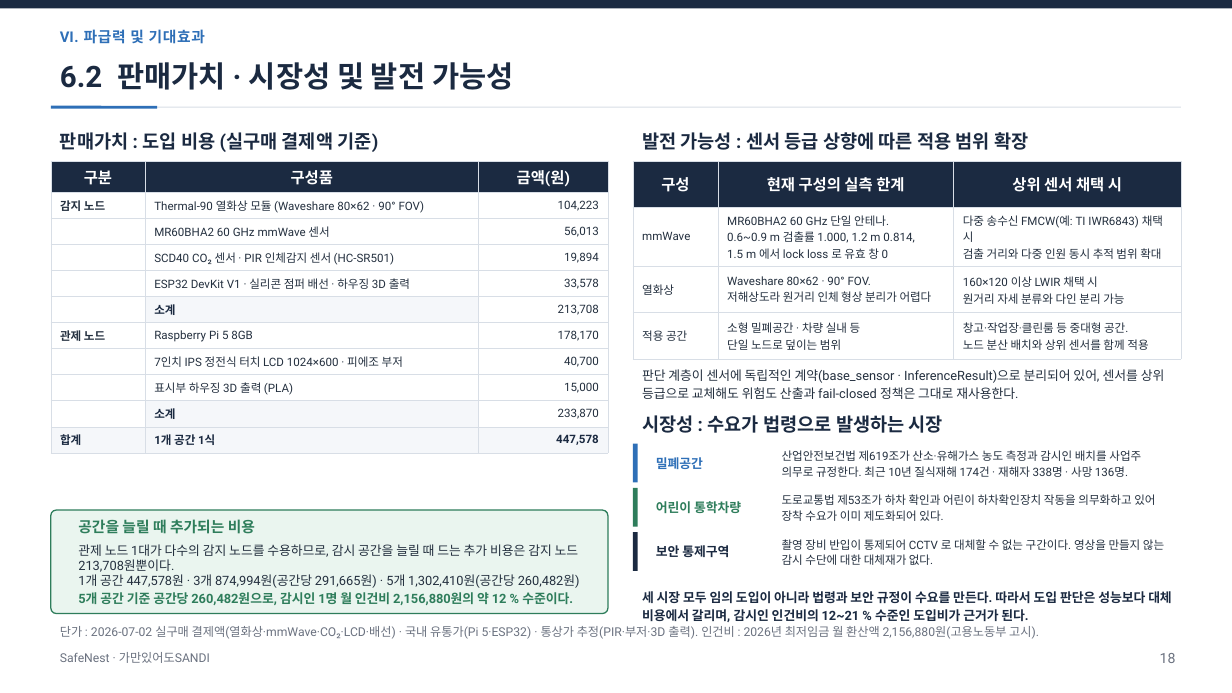
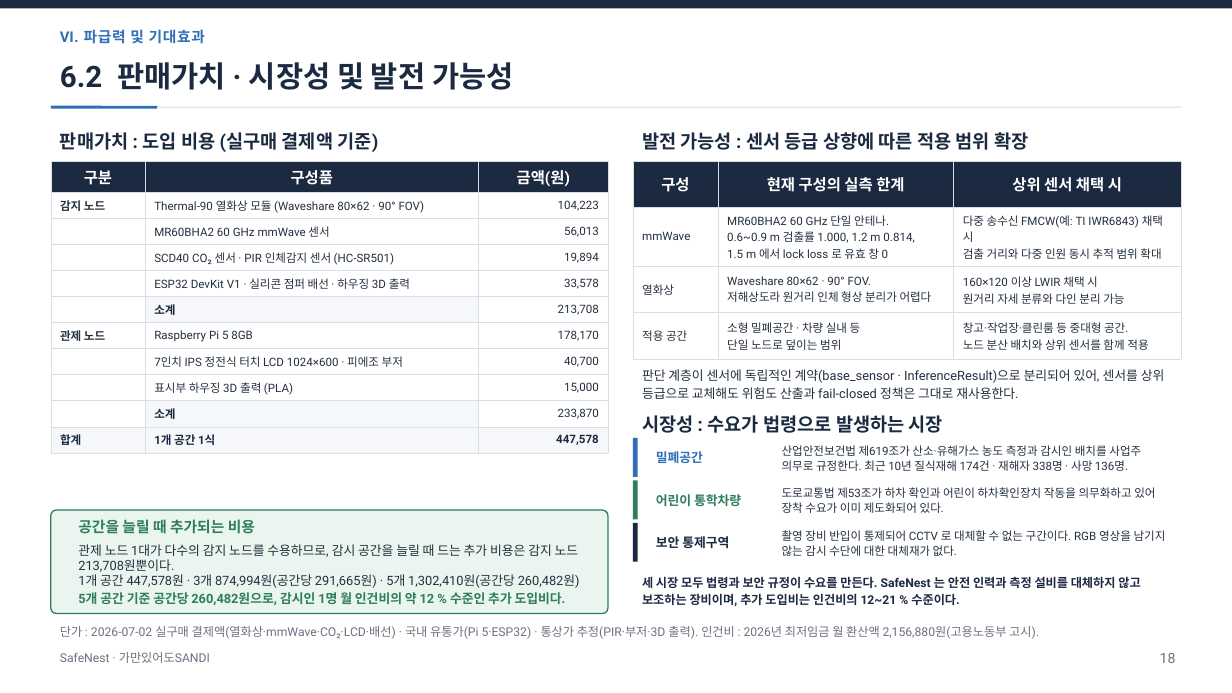
Before and after one commit to jinsu1011/safenest-embedded-competition, a slide deck: slide 19 of final-report/2026ESWContest_자유공모_가만있어도SANDI_개발완료보고서.pptx. Drawn at 1232x693 pixels with LibreOffice and Linux fonts; fonts in the diff are those of the drawing. Boxes give left, top, right and bottom in pixels: in the first picture for what was removed or moved away, otherwise in the second. Text is boxed around its words. In the diff, an @@ line names an element or a change of style, - is before the commit and + after.

```diff
--- a/final-report/2026ESWContest_자유공모_가만있어도SANDI_개발완료보고서.pptx
+++ b/final-report/2026ESWContest_자유공모_가만있어도SANDI_개발완료보고서.pptx
@@ 4 texts, 2 rectangles: place and size @@
-4 texts, 2 rectangles at <box>633,444,1155,527</box>
+4 texts, 2 rectangles at <box>633,438,1155,519</box>
@@ rectangle: place and size @@
-rectangle at <box>633,532,638,571</box>
+rectangle at <box>633,523,638,562</box>
@@ text "보안 통제구역": place and size @@
-text "보안 통제구역" at <box>656,545,729,557</box>
+text "보안 통제구역" at <box>656,536,729,548</box>
@@ text at <box>782,530,1166,556</box>: text changed @@
-촬영 장비 반입이 통제되어 CCTV 로 대체할 수 없는 구간이다. 영상을 만들지 않는 감시 수단에 대한 대체재가 없다.
+촬영 장비 반입이 통제되어 CCTV 로 대체할 수 없는 구간이다. RGB 영상을 남기지 않는 감시 수단에 대한 대체재가 없다.
@@ text at <box>78,544,580,605</box>: text changed @@
-관제 노드 1대가 다수의 감지 노드를 수용하므로, 감시 공간을 늘릴 때 드는 추가 비용은 감지 노드 213,708원뿐이다.
-1개 공간 447,578원 · 3개 874,994원(공간당 291,665원) · 5개 1,302,410원(공간당 260,482원)
-5개 공간 기준 공간당 260,482원으로, 감시인 1명 월 인건비 2,156,880원의 약 12 % 수준이다.
+관제 노드 1대가 다수의 감지 노드를 수용하므로, 감시 공간을 늘릴 때 드는 추가 비용은 감지 노드 213,708원뿐이다.
+1개 공간 447,578원 · 3개 874,994원(공간당 291,665원) · 5개 1,302,410원(공간당 260,482원)
+5개 공간 기준 공간당 260,482원으로, 감시인 1명 월 인건비의 약 12 % 수준인 추가 도입비다.
@@ text at <box>642,576,1140,606</box>: text changed; size 10 to 9.5 pt @@
-세 시장 모두 임의 도입이 아니라 법령과 보안 규정이 수요를 만든다. 따라서 도입 판단은 성능보다 대체 비용에서 갈리며, 감시인 인건비의 12~21 % 수준인 도입비가 근거가 된다.
+세 시장 모두 법령과 보안 규정이 수요를 만든다. SafeNest 는 안전 인력과 측정 설비를 대체하지 않고 보조하는 장비이며, 추가 도입비는 인건비의 12~21 % 수준이다.
```
Also in this commit, not shown: 8 other slides changed, 12 other files.
